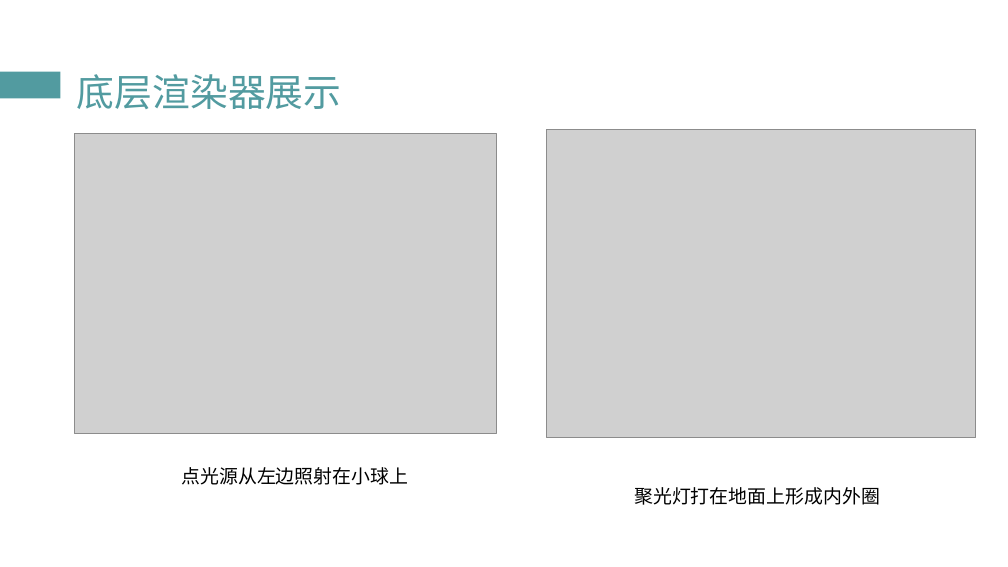
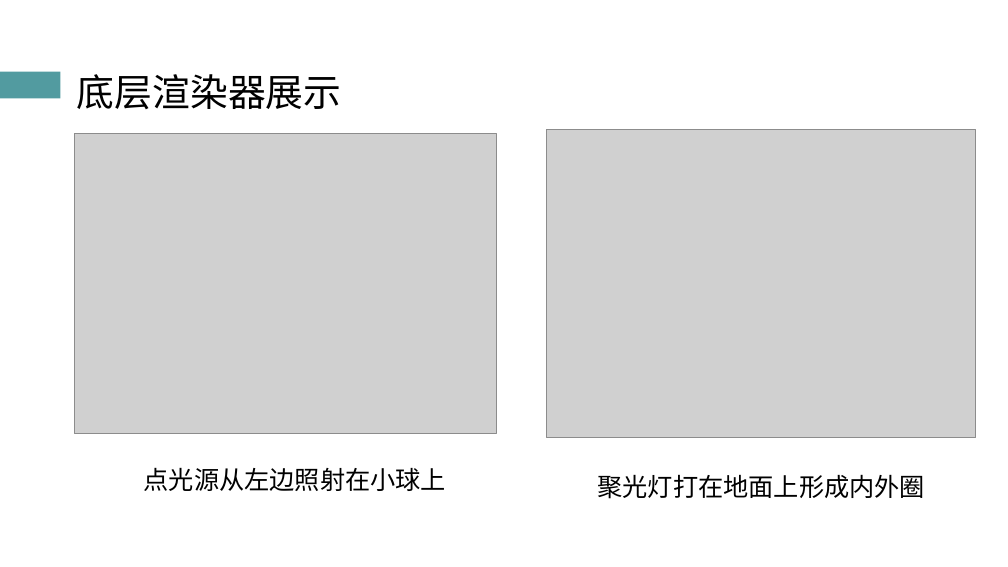
Before and after one commit to atom-chen/Main, a slide deck: slide 16 of OpenGL/答辩PPT.pptx (slide 15 before the commit). Drawn at 1008x567 pixels with LibreOffice and Linux fonts; fonts in the diff are those of the drawing; grey boxes stand for pictures. Boxes give left, top, right and bottom in pixels: in the first picture for what was removed or moved away, otherwise in the second. Text is boxed around its words. In the diff, an @@ line names an element or a change of style, - is before the commit and + after.

```diff
--- a/OpenGL/答辩PPT.pptx
+++ b/OpenGL/答辩PPT.pptx
@@ title "底层渲染器展示" at (77, 74, 342, 109): text colour #529BA0 to #000000 @@
@@ text "点光源从左边照射在小球上" at (144, 467, 446, 491): size 18 to 24 pt @@
@@ text "聚光灯打在地面上形成内外圈" at (597, 474, 925, 499): size 18 to 24 pt @@
@@ text "聚光灯打在地面上形成内外圈": place and size @@
-text "聚光灯打在地面上形成内外圈" at (634, 487, 880, 505)
+text "聚光灯打在地面上形成内外圈" at (597, 474, 925, 499)
```
Also in this commit, not shown: 32 other slides changed, 1 slide added, 2 other files.
